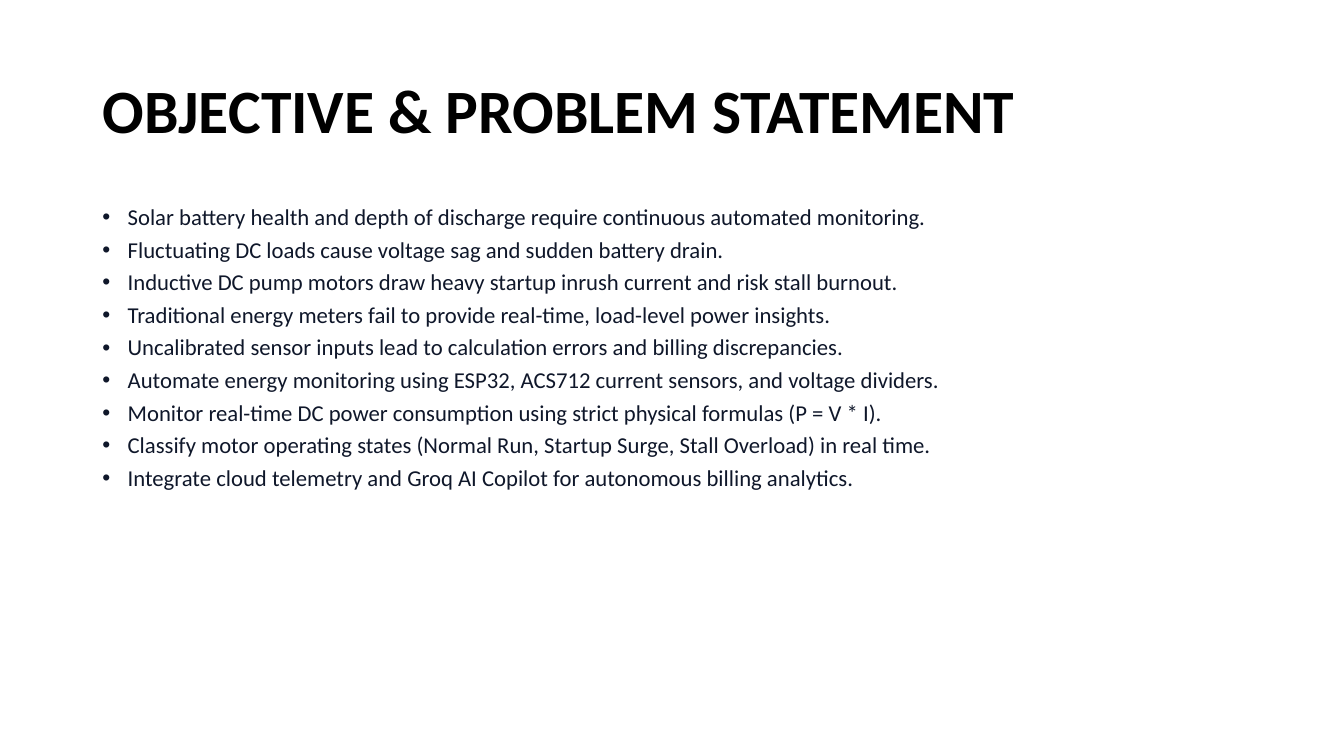
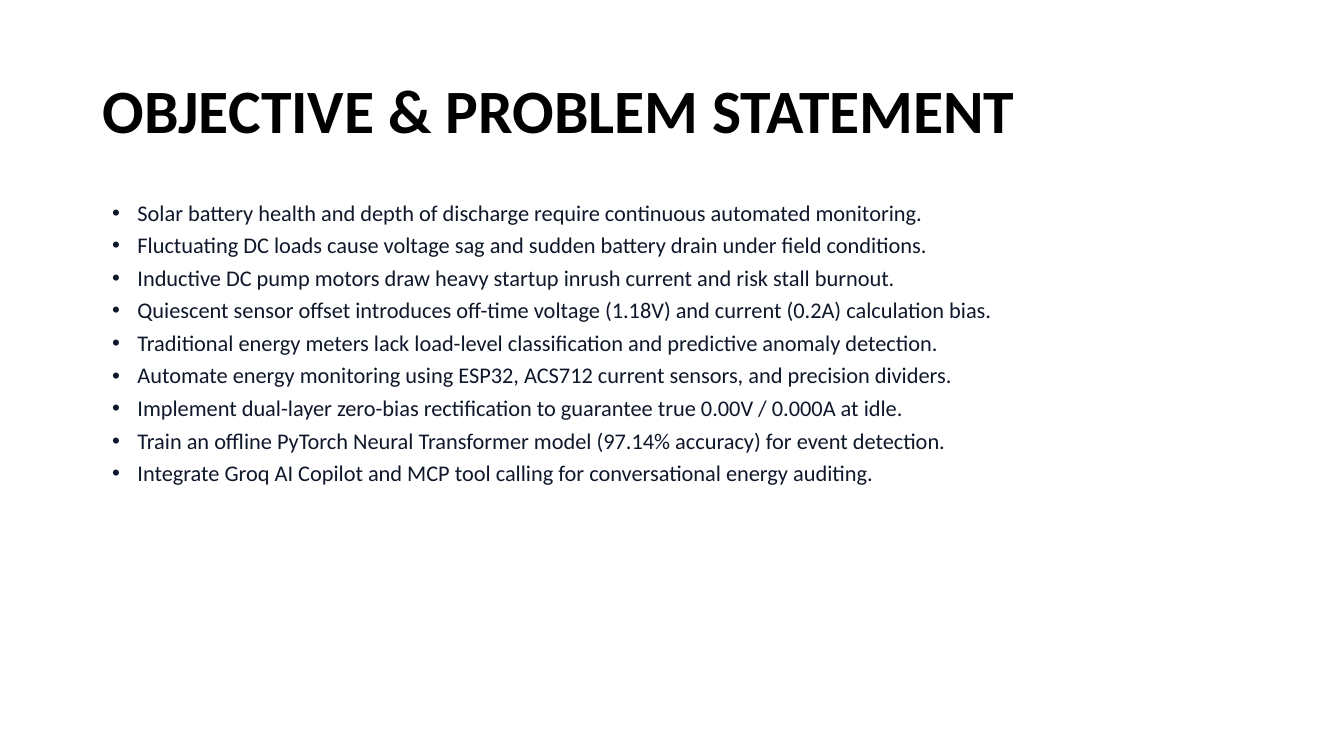
Before and after one commit to aswanayyappan/S3-SKILL-PROJECT, a slide deck: slide 3 of public/S-3_IOT_Presentation.pptx. Drawn at 1344x756 pixels with LibreOffice and Linux fonts; fonts in the diff are those of the drawing. Boxes give left, top, right and bottom in pixels: in the first picture for what was removed or moved away, otherwise in the second. Text is boxed around its words. In the diff, an @@ line names an element or a change of style, - is before the commit and + after.

```diff
--- a/public/S-3_IOT_Presentation.pptx
+++ b/public/S-3_IOT_Presentation.pptx
@@ text "Solar battery health and depth ...": place and size @@
-text "Solar battery health and depth ..." at <box>128,209,939,490</box>
+text "Solar battery health and depth ..." at <box>137,205,991,485</box>
@@ text at <box>137,205,922,290</box>: size 16.1 to 16 pt in "Solar battery health and depth of discharge ...", "Inductive DC pump motors draw heavy startup ..."; line spacing 0.89 to 0.9 @@
@@ text at <box>137,237,927,257</box>: text changed; size 16.1 to 16 pt @@
-• Fluctuating DC loads cause voltage sag and sudden battery drain.
+• Fluctuating DC loads cause voltage sag and sudden battery drain under field conditions.
@@ text at <box>137,302,991,485</box>: text changed; size 16.1 to 16 pt @@
-• Traditional energy meters fail to provide real-time, load-level power insights.
-• Uncalibrated sensor inputs lead to calculation errors and billing discrepancies.
-• Automate energy monitoring using ESP32, ACS712 current sensors, and voltage dividers.
-• Monitor real-time DC power consumption using strict physical formulas (P = V * I).
-• Classify motor operating states (Normal Run, Startup Surge, Stall Overload) in real time.
-• Integrate cloud telemetry and Groq AI Copilot for autonomous billing analytics.
+• Quiescent sensor offset introduces off-time voltage (1.18V) and current (0.2A) calculation bias.
+• Traditional energy meters lack load-level classification and predictive anomaly detection.
+• Automate energy monitoring using ESP32, ACS712 current sensors, and precision dividers.
+• Implement dual-layer zero-bias rectification to guarantee true 0.00V / 0.000A at idle.
+• Train an offline PyTorch Neural Transformer model (97.14% accuracy) for event detection.
+• Integrate Groq AI Copilot and MCP tool calling for conversational energy auditing.
```
Also in this commit, not shown: 4 other slides changed, 3 slides added, 1 slide removed, 12 other files.
